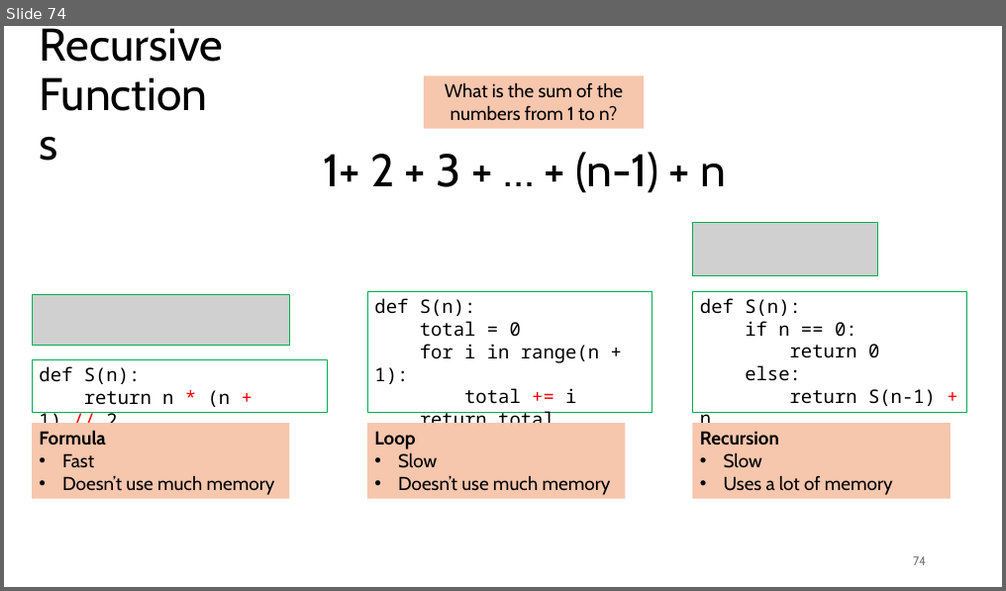
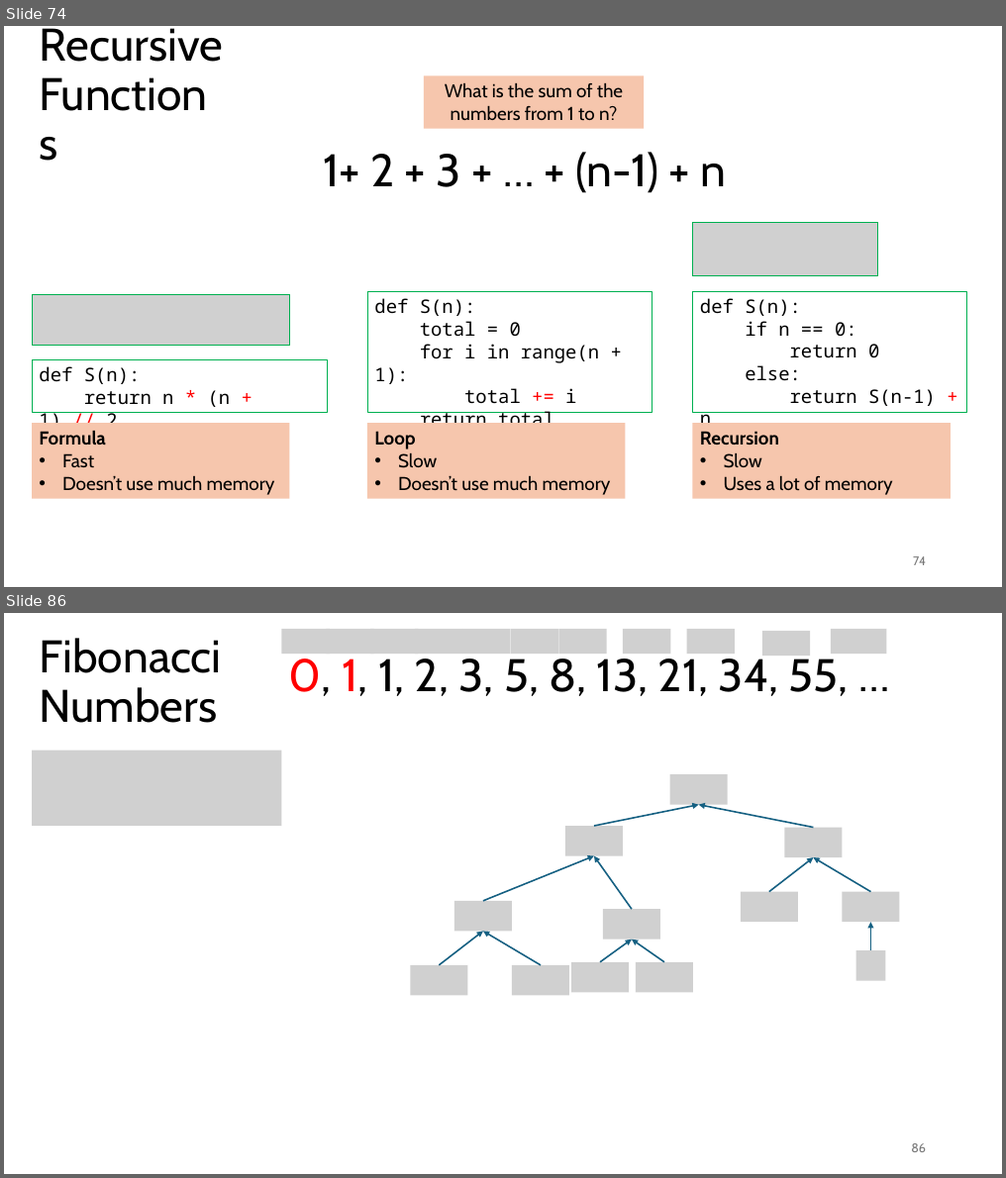
Before and after one commit to tjd1234/cmpt120fall2024, a slide deck: lecture_notes/chapter6/chapter6.pptx. Shown one above the other, each under a label of ours: slide 74 before the commit, slides 74 and 86 after it; the slides between them are not shown. The pictures are 1006x591 and 1006x1178 pixels, drawn with LibreOffice and Linux fonts; fonts in the diff are those of the drawing; grey boxes stand for pictures. Boxes give left, top, right and bottom in pixels: in the first picture for what was removed or moved away, otherwise in the second. Text is boxed around its words. In the diff, an @@ line names an element or a change of style, - is before the commit and + after.

```diff
--- a/lecture_notes/chapter6/chapter6.pptx
+++ b/lecture_notes/chapter6/chapter6.pptx
@@ slide 86 added at box(4, 613, 1002, 1174), background #FFFFFF @@
@@ title added at box(40, 638, 222, 723), 44 pt, text #000000 @@
+Fibonacci
+Numbers
@@ group added at box(282, 629, 887, 696): 11 pictures, 1 text @@
+0, 1, 1, 2, 3, 5, 8, 13, 21, 34, 55, …
@@ picture added at box(32, 751, 282, 827) @@
@@ picture added at box(670, 774, 728, 805) @@
@@ arrow added from (594, 826) to (699, 805), #156082 1.5 pt @@
@@ arrow added from (813, 827) to (699, 805), #156082 1.5 pt @@
@@ picture added at box(565, 826, 623, 856) @@
@@ picture added at box(785, 827, 843, 858) @@
@@ arrow added from (483, 901) to (594, 857), #156082 1.5 pt @@
@@ arrow added from (632, 909) to (594, 857), #156082 1.5 pt @@
@@ arrow added from (769, 892) to (813, 858), #156082 1.5 pt @@
@@ arrow added from (871, 892) to (813, 858), #156082 1.5 pt @@
@@ picture added at box(454, 901, 512, 931) @@
@@ picture added at box(603, 909, 660, 940) @@
@@ picture added at box(741, 892, 798, 922) @@
@@ picture added at box(843, 892, 900, 922) @@
@@ arrow added from (439, 965) to (483, 931), #156082 1.5 pt @@
@@ arrow added from (541, 965) to (483, 931), #156082 1.5 pt @@
@@ arrow added from (871, 951) to (871, 922), #156082 1.5 pt @@
@@ picture added at box(411, 965, 468, 995) @@
@@ picture added at box(512, 965, 570, 995) @@
@@ picture added at box(571, 962, 629, 992) @@
@@ arrow added from (600, 962) to (632, 940), #156082 1.5 pt @@
@@ arrow added from (664, 962) to (632, 940), #156082 1.5 pt @@
@@ picture added at box(636, 962, 693, 992) @@
@@ picture added at box(856, 951, 885, 980) @@
@@ page number added at box(911, 1144, 926, 1153), 12 pt, text #797979 @@
+86
```
Also in this commit, not shown: 29 other slides added, 2 other files.
